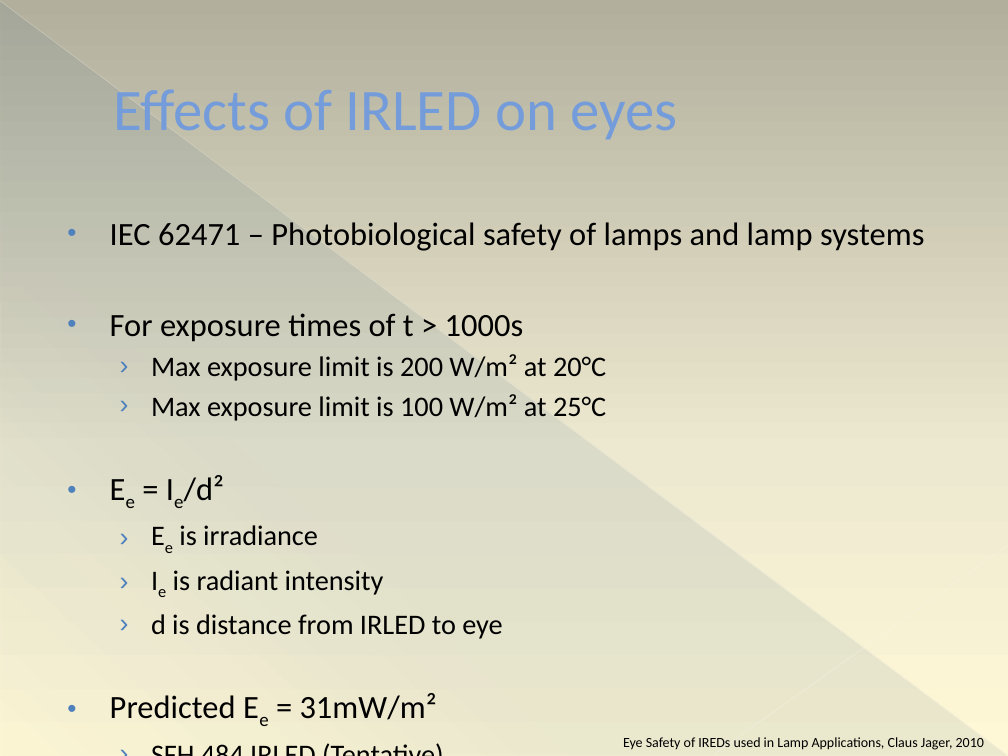
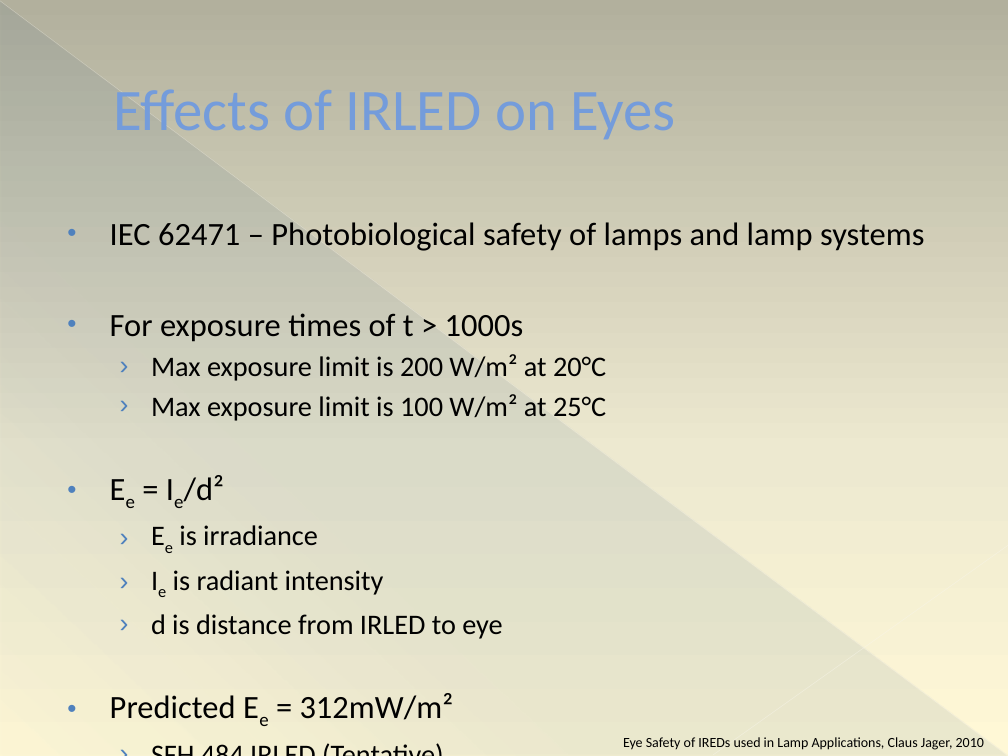
Before and after one commit to ttetelin/eyecu, a slide deck: slide 15 of PDR/PDR.pptx (slide 29 before the commit). Drawn at 1008x756 pixels with LibreOffice and Linux fonts; fonts in the diff are those of the drawing. Boxes give left, top, right and bottom in pixels: in the first picture for what was removed or moved away, otherwise in the second. Text is boxed around its words. In the diff, an @@ line names an element or a change of style, - is before the commit and + after.

```diff
--- a/PDR/PDR.pptx
+++ b/PDR/PDR.pptx
@@ title at (114,89,675,139): text changed @@
-Effects of IRLED on eyes
+Effects of IRLED on Eyes
@@ text at (110,693,454,720): text changed @@
-• Predicted Ee = 31mW/m²
+• Predicted Ee = 312mW/m²
```
Also in this commit, not shown: 14 other slides changed, 4 slides added.
